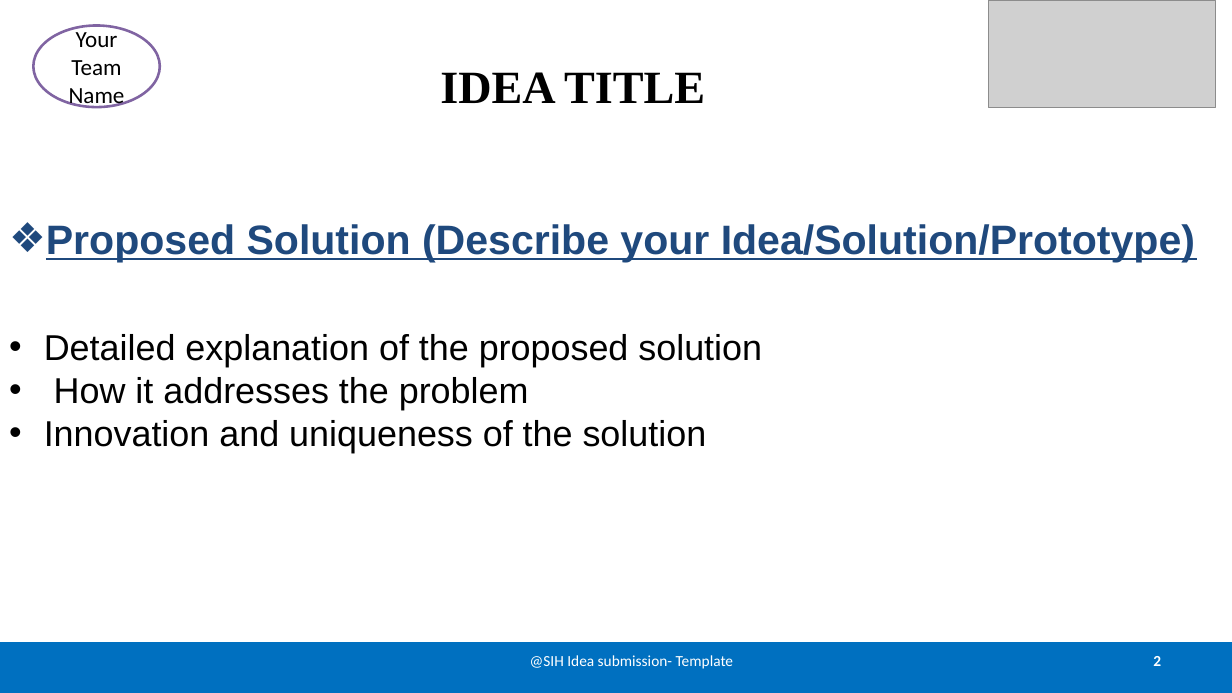
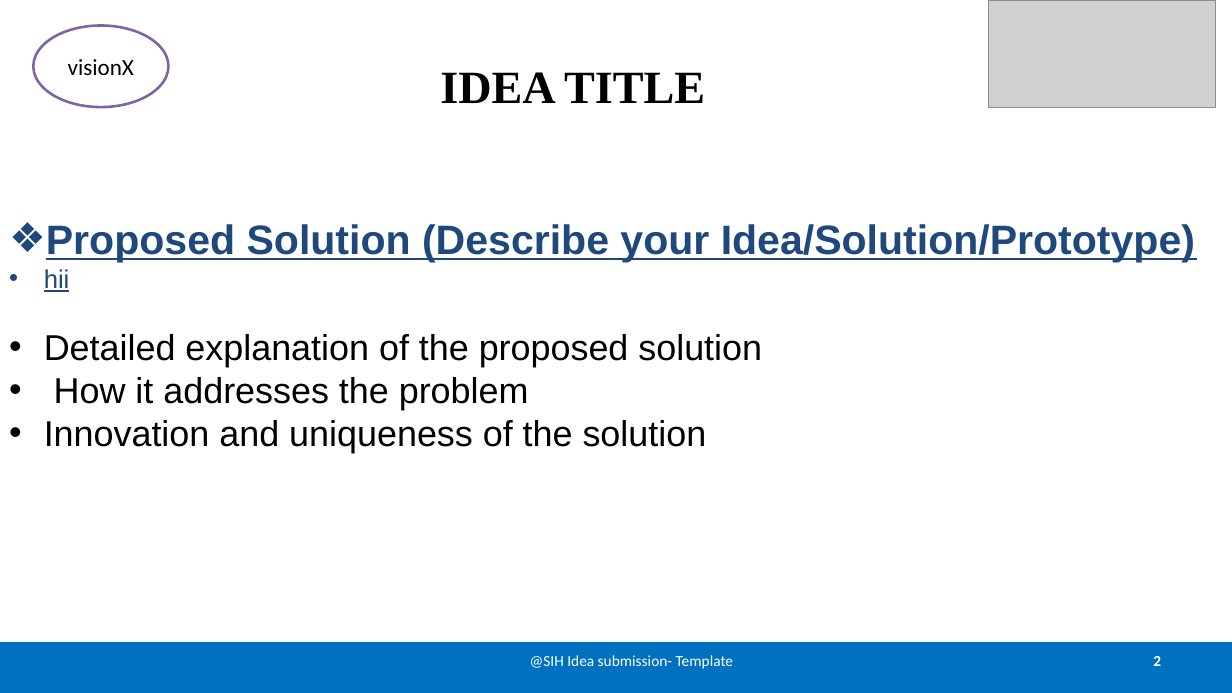
Before and after one commit to Sri-Ram143/SIH-2K26, a slide deck: slide 2 of SIH26036-presentation.pptx. Drawn at 1232x693 pixels with LibreOffice and Linux fonts; fonts in the diff are those of the drawing; grey boxes stand for pictures. Boxes give left, top, right and bottom in pixels: in the first picture for what was removed or moved away, otherwise in the second. Text is boxed around its words. In the diff, an @@ line names an element or a change of style, - is before the commit and + after.

Commit message:
lavanya test

```diff
--- a/SIH26036-presentation.pptx
+++ b/SIH26036-presentation.pptx
@@ ellipse "visionX" resized from (x1=33, y1=26, x2=160, y2=107) to (x1=33, y1=26, x2=168, y2=107) @@
@@ text in ellipse at (x1=68, y1=59, x2=134, y2=75): text changed @@
-Your Team Name
+visionX
@@ text at (x1=44, y1=269, x2=70, y2=292): paragraph added @@
+• hii
```
